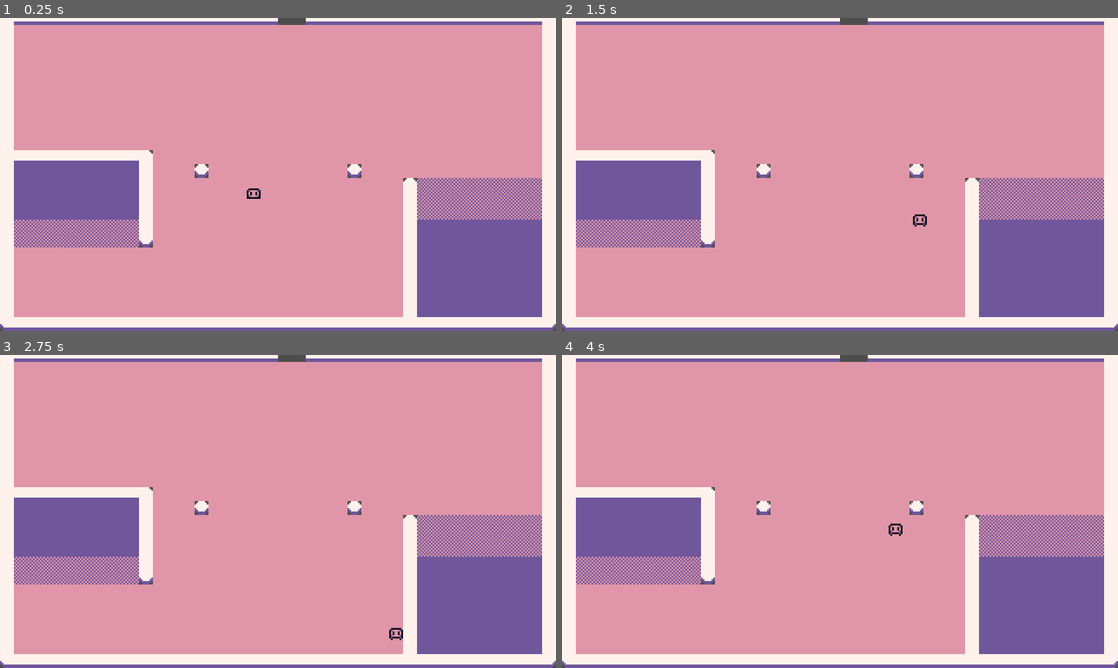
Above: before the commit, frames 1-4 (two rows, left to right).
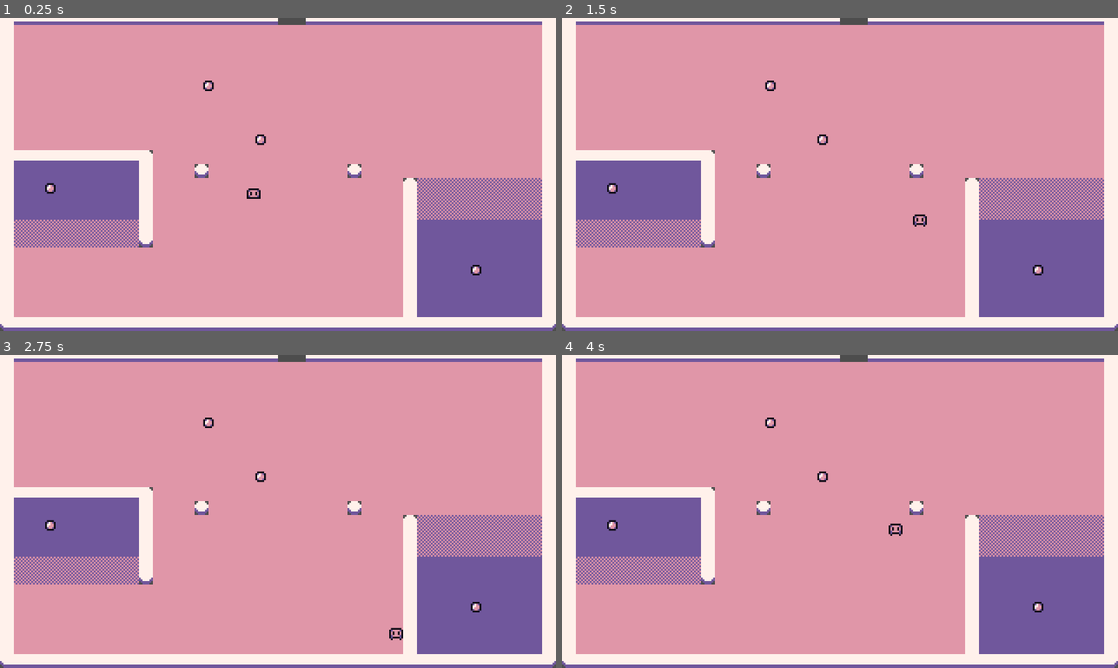
Above: after the commit, the same moments.

Repository: xFerchoVJ/coin-collector-godot
Game: Godot game, scene res://scenes/level.tscn
Same seed, same stepped clock (60 frames per second), same inputs: the game is played once before the commit and once after it.
Inputs:
- Up to frame 1 (0.25 s): no input
- Up to frame 2 (1.5 s): hold D (move_right) 0.53-1.28 s; hold S (move_down) from 1.28 s (still down)
- Up to frame 3 (2.75 s): release S (move_down) at 2.03 s; hold D (move_right) from 2.03 s (still down)
- Up to frame 4 (4 s): tap Enter at 2.75 s; release D (move_right) at 2.78 s; hold W (move_up) 2.78-3.53 s; hold A (move_left) from 3.53 s (still down)

The runs differ from the first frame. In frame 1, 0.2% of the frame differs, in the area x 8-87%, y 20-83%; in frame 2, 0.2%; in frame 3, 0.2%; in frame 4, 0.2%.

Commit message:
T09: animated Coin scene
Co-Authored-By: Claude Sonnet 5.5 <noreply@anthropic.com>

Diff:
--- /dev/null
+++ b/scenes/coin.tscn
@@ -0,0 +1,54 @@
+[gd_scene format=3 uid="uid://d3mdkij85uie"]
+
+[ext_resource type="Texture2D" uid="uid://gfqq6n5577yq" path="res://Assets/Strips/Items/Coin.png" id="1_rwqht"]
+
+[sub_resource type="AtlasTexture" id="AtlasTexture_i64fm"]
+atlas = ExtResource("1_rwqht")
+region = Rect2(0, 0, 8, 8)
+
+[sub_resource type="AtlasTexture" id="AtlasTexture_11l1o"]
+atlas = ExtResource("1_rwqht")
+region = Rect2(0, 8, 8, 8)
+
+[sub_resource type="AtlasTexture" id="AtlasTexture_d14el"]
+atlas = ExtResource("1_rwqht")
+region = Rect2(0, 16, 8, 8)
+
+[sub_resource type="AtlasTexture" id="AtlasTexture_1ikuy"]
+atlas = ExtResource("1_rwqht")
+region = Rect2(0, 24, 8, 8)
+
+[sub_resource type="SpriteFrames" id="SpriteFrames_u0ya7"]
+animations = [{
+"frames": [{
+"duration": 1.0,
+"texture": SubResource("AtlasTexture_i64fm")
+}, {
+"duration": 1.0,
+"texture": SubResource("AtlasTexture_11l1o")
+}, {
+"duration": 1.0,
+"texture": SubResource("AtlasTexture_d14el")
+}, {
+"duration": 1.0,
+"texture": SubResource("AtlasTexture_1ikuy")
+}],
+"loop": 1,
+"name": &"idle",
+"speed": 8.0
+}]
+
+[sub_resource type="RectangleShape2D" id="RectangleShape2D_dtglo"]
+size = Vector2(6, 6)
+
+[node name="Coin" type="Area2D" unique_id=1201971875]
+
+[node name="AnimatedSprite2D" type="AnimatedSprite2D" parent="." unique_id=390708671]
+sprite_frames = SubResource("SpriteFrames_u0ya7")
+animation = &"idle"
+autoplay = "idle"
+frame = 3
+frame_progress = 0.78583
+
+[node name="CollisionShape2D" type="CollisionShape2D" parent="." unique_id=1487854787]
+shape = SubResource("RectangleShape2D_dtglo")
--- a/scenes/level.tscn
+++ b/scenes/level.tscn
@@ -2,6 +2,7 @@
 
 [ext_resource type="Texture2D" uid="uid://n0w818w6u6km" path="res://Assets/Terrain Sheet.png" id="1_2q6dc"]
 [ext_resource type="PackedScene" uid="uid://dnptro3ll5y3o" path="res://scenes/player.tscn" id="2_w7c3h"]
+[ext_resource type="PackedScene" uid="uid://d3mdkij85uie" path="res://scenes/coin.tscn" id="3_w8frs"]
 
 [sub_resource type="TileSetAtlasSource" id="TileSetAtlasSource_w7c3h"]
 texture = ExtResource("1_2q6dc")
@@ -63,3 +64,15 @@
 
 [node name="Player" parent="." unique_id=367730820 instance=ExtResource("2_w7c3h")]
 position = Vector2(146, 104)
+
+[node name="Coin" parent="." unique_id=1201971875 instance=ExtResource("3_w8frs")]
+position = Vector2(150, 74)
+
+[node name="Coin2" parent="." unique_id=1634305634 instance=ExtResource("3_w8frs")]
+position = Vector2(120, 43)
+
+[node name="Coin3" parent="." unique_id=1503385245 instance=ExtResource("3_w8frs")]
+position = Vector2(29, 102)
+
+[node name="Coin4" parent="." unique_id=892232413 instance=ExtResource("3_w8frs")]
+position = Vector2(274, 149)
Not shown, changed: docs/LEARNING_PROGRESS.md
